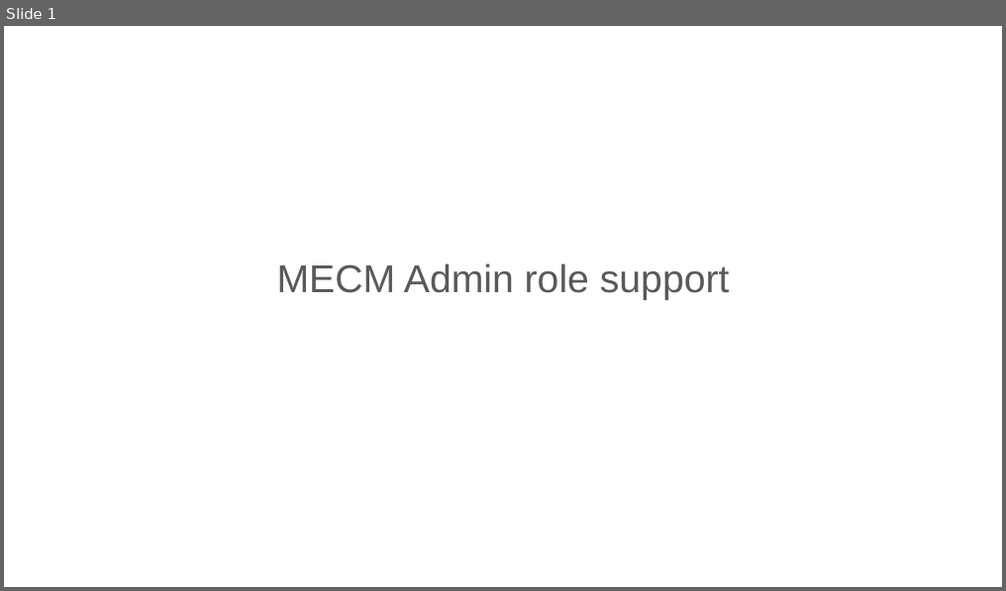
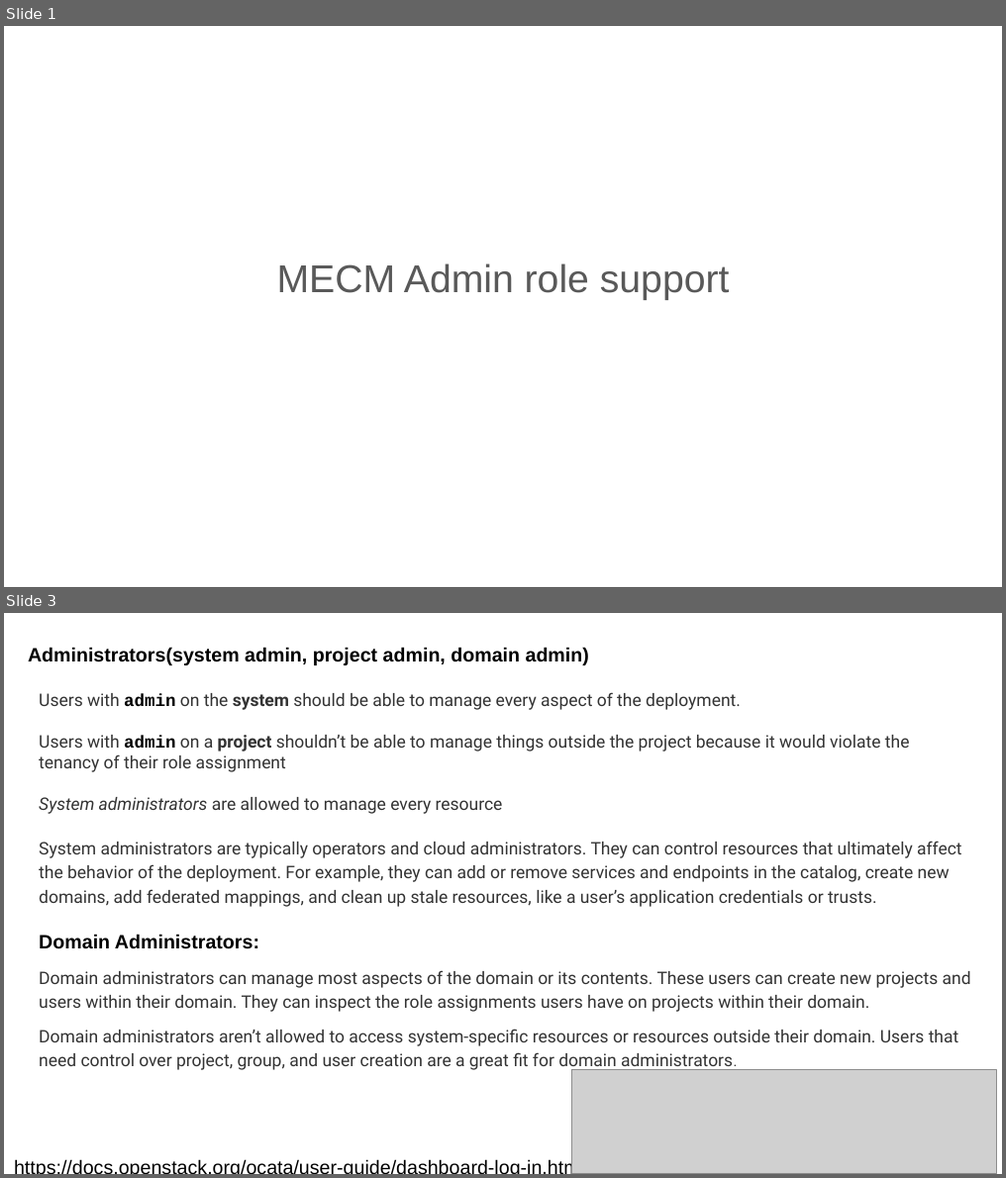
Before and after one commit to EdgeGallery/community, a slide deck: MECM PT/Release V1.1/MECM admin role support.pptx. Shown one above the other, each under a label of ours: slide 1 before the commit, slides 1 and 3 after it; the slides between them are not shown. The pictures are 1006x591 and 1006x1178 pixels, drawn with LibreOffice and Linux fonts; fonts in the diff are those of the drawing; grey boxes stand for pictures. Boxes give left, top, right and bottom in pixels: in the first picture for what was removed or moved away, otherwise in the second. Text is boxed around its words. In the diff, an @@ line names an element or a change of style, - is before the commit and + after.

Commit message:
mecm admin role support

```diff
--- a/MECM PT/Release V1.1/MECM admin role support.pptx
+++ b/MECM PT/Release V1.1/MECM admin role support.pptx
@@ slide 3 added at box(4, 613, 1002, 1174), background #FFFFFF @@
@@ text added at box(28, 647, 589, 665), 14 pt, text #000000, bold @@
+Administrators(system admin, project admin, domain admin)
@@ text added at box(39, 692, 971, 1072), 12.5 pt, text #333333 @@
+Users with admin on the system should be able to manage every aspect of the deployment.
+Users with admin on a project shouldn’t be able to manage things outside the project because it would violate the tenancy of their role assignment
+System administrators are allowed to manage every resource
+System administrators are typically operators and cloud administrators. They can control resources that ultimately affect the behavior of the deployment. For example, they can add or remove services and endpoints in the catalog, create new domains, add federated mappings, and clean up stale resources, like a user’s application credentials or trusts.
+Domain Administrators:
+Domain administrators can manage most aspects of the domain or its contents. These users can create new projects and users within their domain. They can inspect the role assignments users have on projects within their domain.
+Domain administrators aren’t allowed to access system-specific resources or resources outside their domain. Users that need control over project, group, and user creation are a great fit for domain administrators.
@@ picture added at box(572, 1070, 997, 1173) @@
@@ text added at box(4, 1145, 1002, 1174), 14 pt, text #000000 @@
+https://docs.openstack.org/ocata/user-guide/dashboard-log-in.html
```
Also in this commit, not shown: 2 slides changed, 10 other slides added, 1 slide removed.
